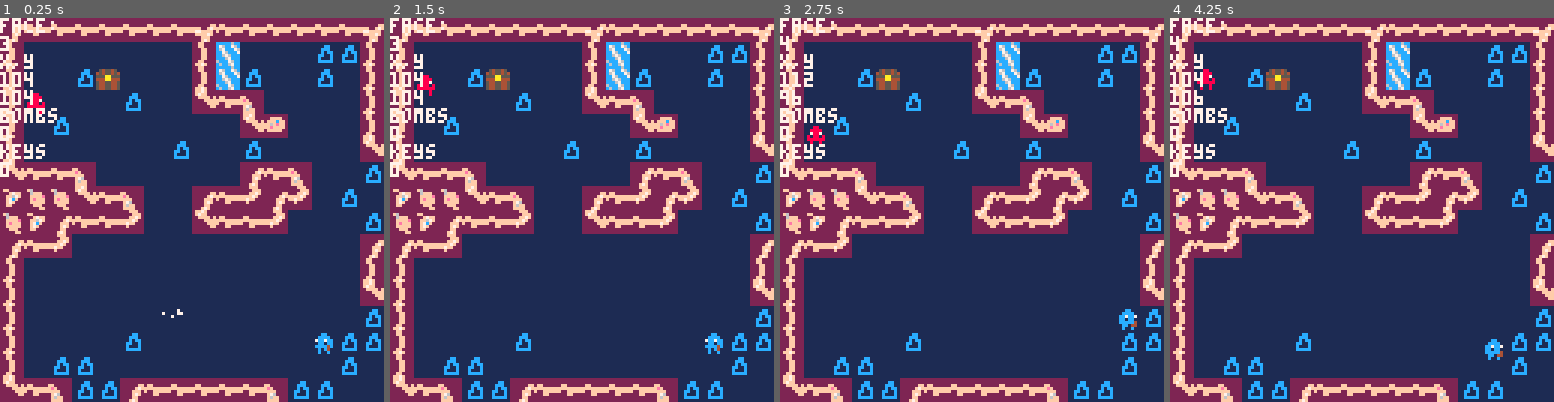
Above: before the commit, frames 1-4 (left to right).
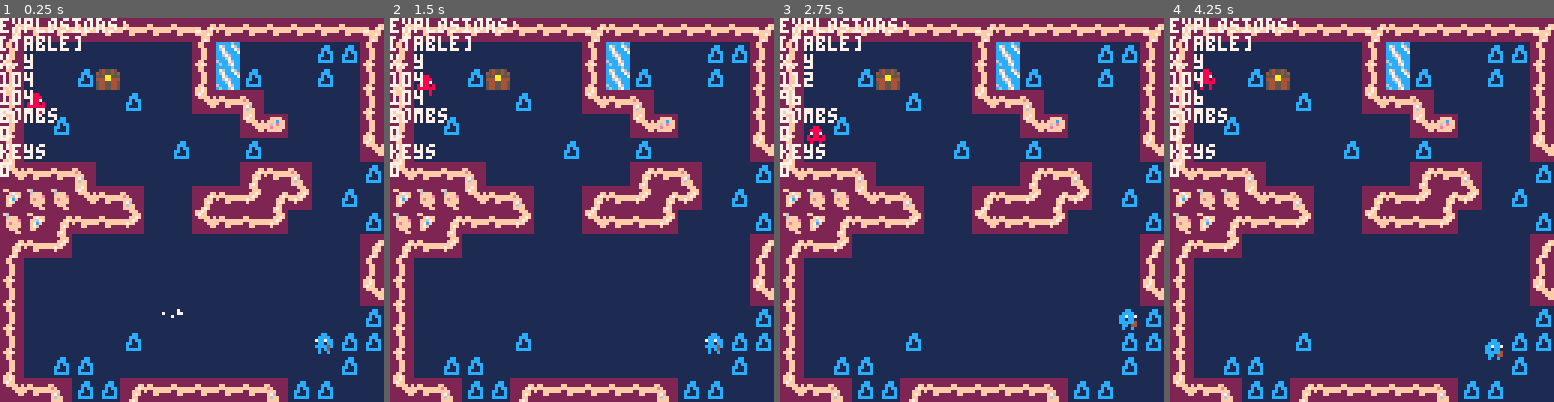
Above: after the commit, the same moments.

Repository: s-france/pico8GameS
Game: PICO-8 cartridge squid.p8
The game is run twice, just before and just after one commit, with the same random seed, the same clock (stepped at 60 frames per second) and the same inputs.
Inputs:
- Up to frame 1 (0.25 s): no input
- Up to frame 2 (1.5 s): tap X (X key) at 0.33, 1.07 s; tap O (Z key) at 0.7 s
- Up to frame 3 (2.75 s): hold Right 1.6-2.1 s; tap O (Z key) at 1.7, 2.1, 2.5 s; tap X (X key) at 1.85 s; hold Up 2.15-2.42 s; hold Right from 2.47 s (still down)
- Up to frame 4 (4.25 s): tap O (Z key) every 0.4 s from 2.9 to 4.1 s; tap X (X key) at 2.97, 4.08 s; release Right at 3.03 s; hold Left 3.08-3.58 s; hold Down 3.63-3.97 s; hold Right from 4.02 s (still down)

The runs differ from the first frame. In frame 1, 0.9% of the frame differs, in the area x 0-33%, y 0-9%; in frame 2, 0.9%; in frame 3, 0.9%; in frame 4, 0.9%.

Commit message:
Update squid.p8

Diff:
--- a/squid.p8
+++ b/squid.p8
@@ -68,8 +68,8 @@
 	print("y: ")
 	print(player.mapposy)
 	--]]
-	print("face: ")
-	print(player.face)
+	print("explosions: ")
+	print(explosions)
 	print("x,y")
 	print(player.x)
 	print(player.y)
@@ -680,6 +682,8 @@
 		if fget(mget(pair.xcell,pair.ycell),5) then
 
 		else
+		 sfx(6)
+		 sfx(7)
 			mset(pair.xcell, pair.ycell,20)
 	 end
 	end
Not shown, changed: the sound effects (__sfx__) section of squid.p8
